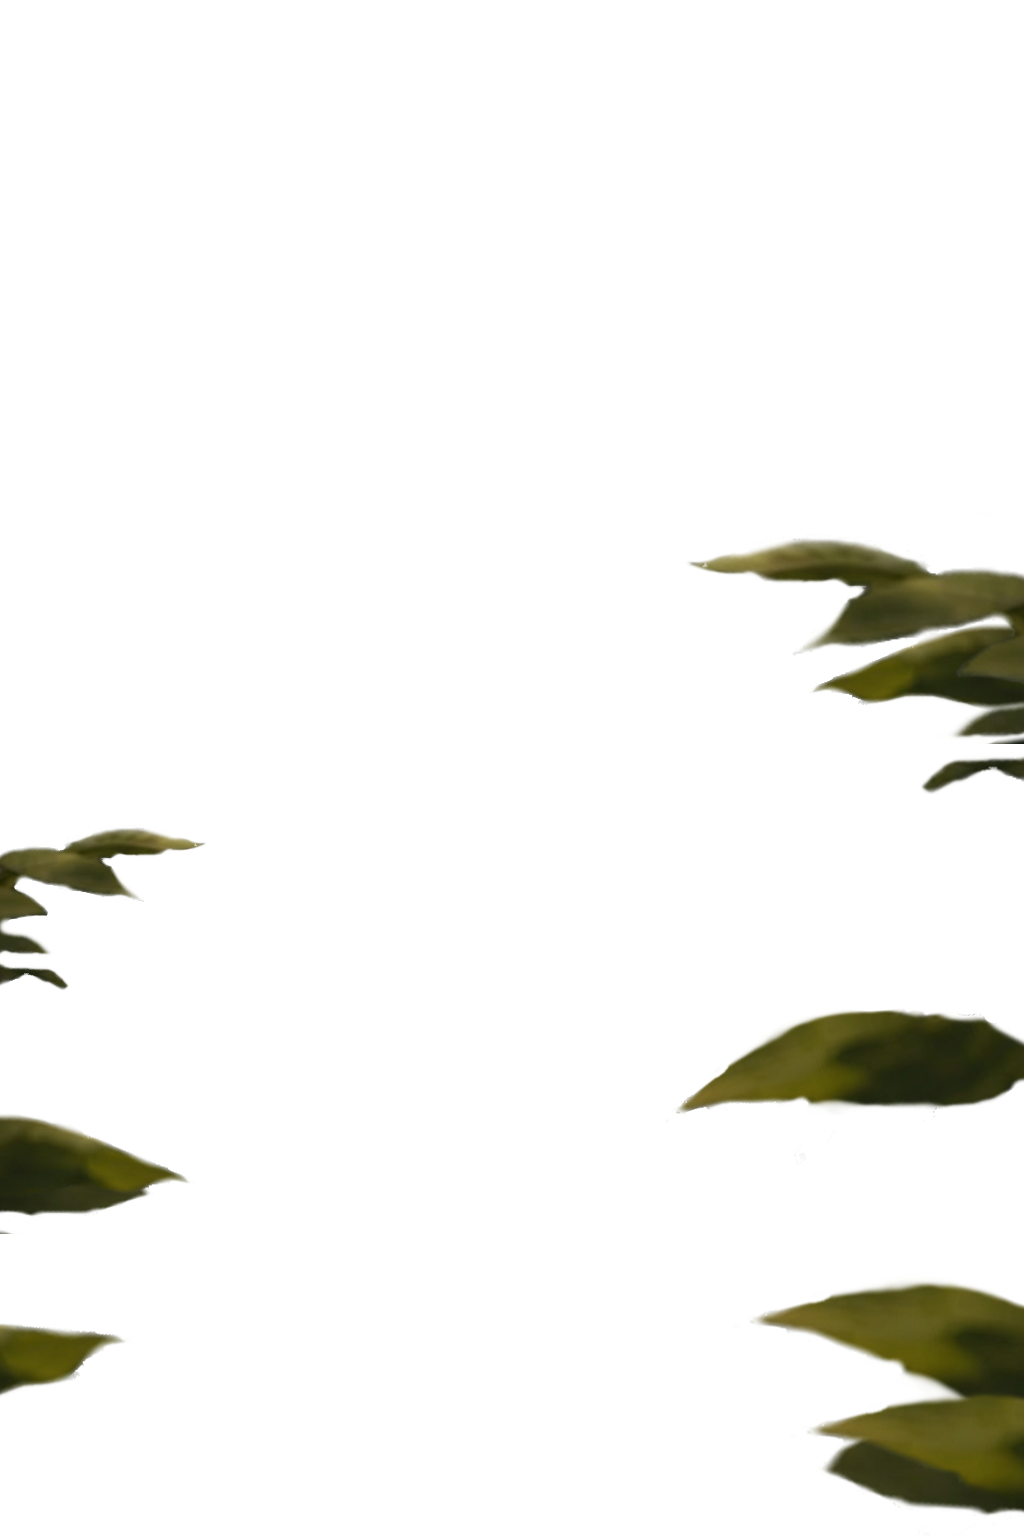
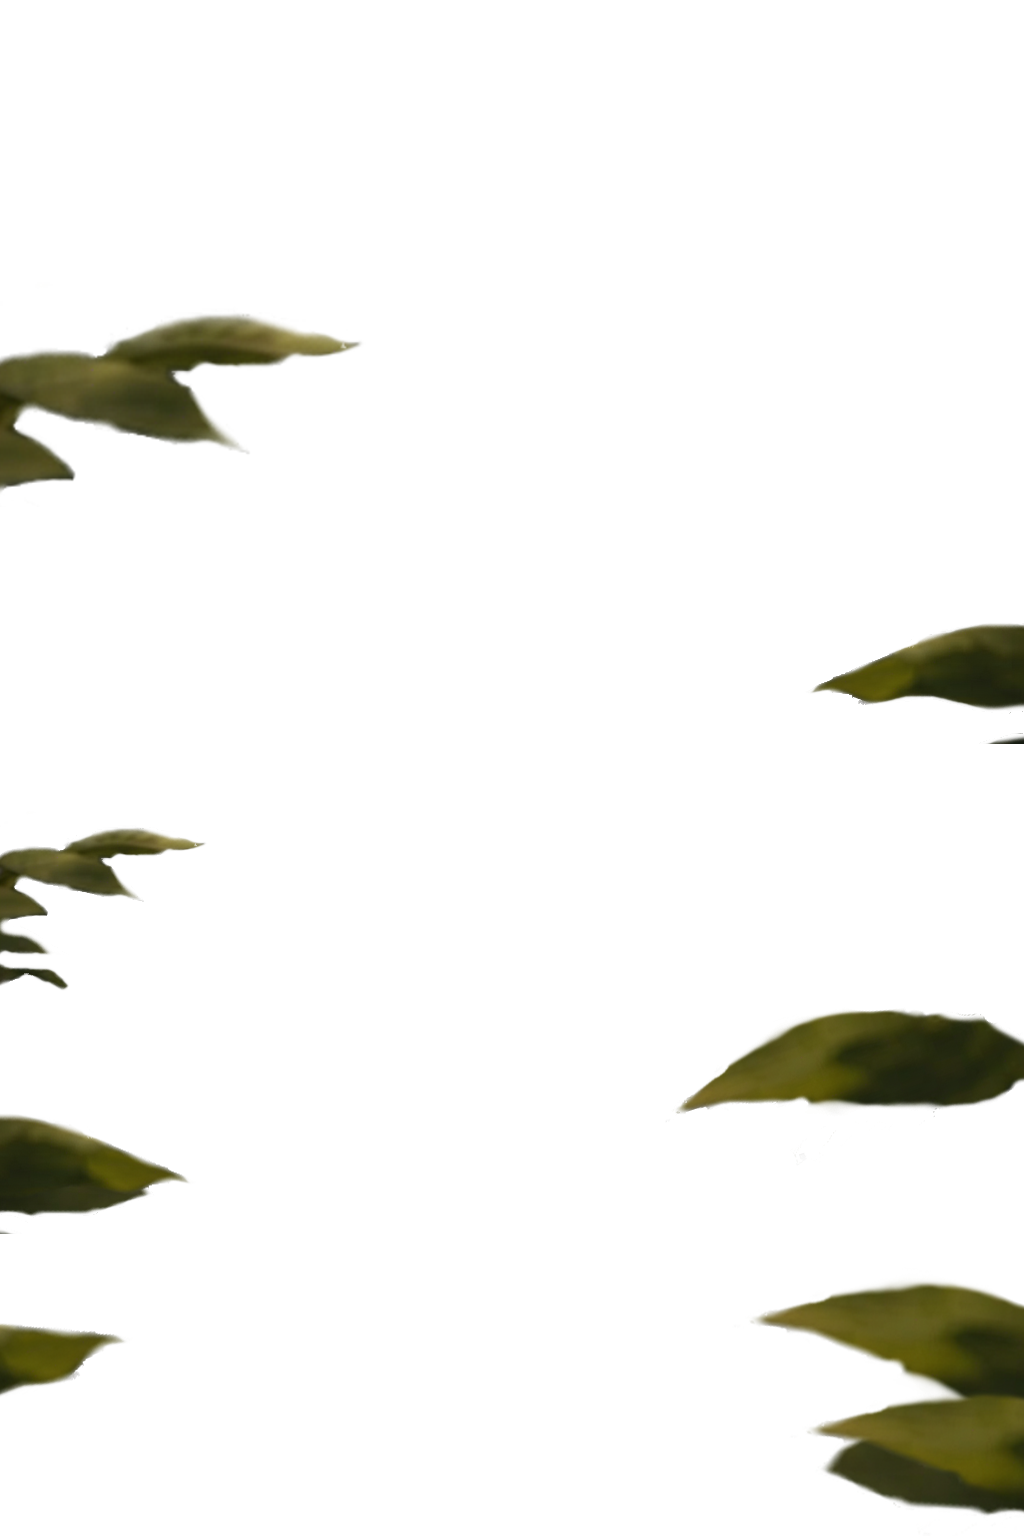
Two versions of the same layered image (1024 × 1536). Layer-by-layer changes:
moved "forefront.png" (7th of 9) above "forefront.png", painted on it over (x1=0, y1=309, x2=1024, y2=795)
added layer "forefront.png" (8th of 9) above "forefront.png" over (x1=686, y1=535, x2=1024, y2=795)